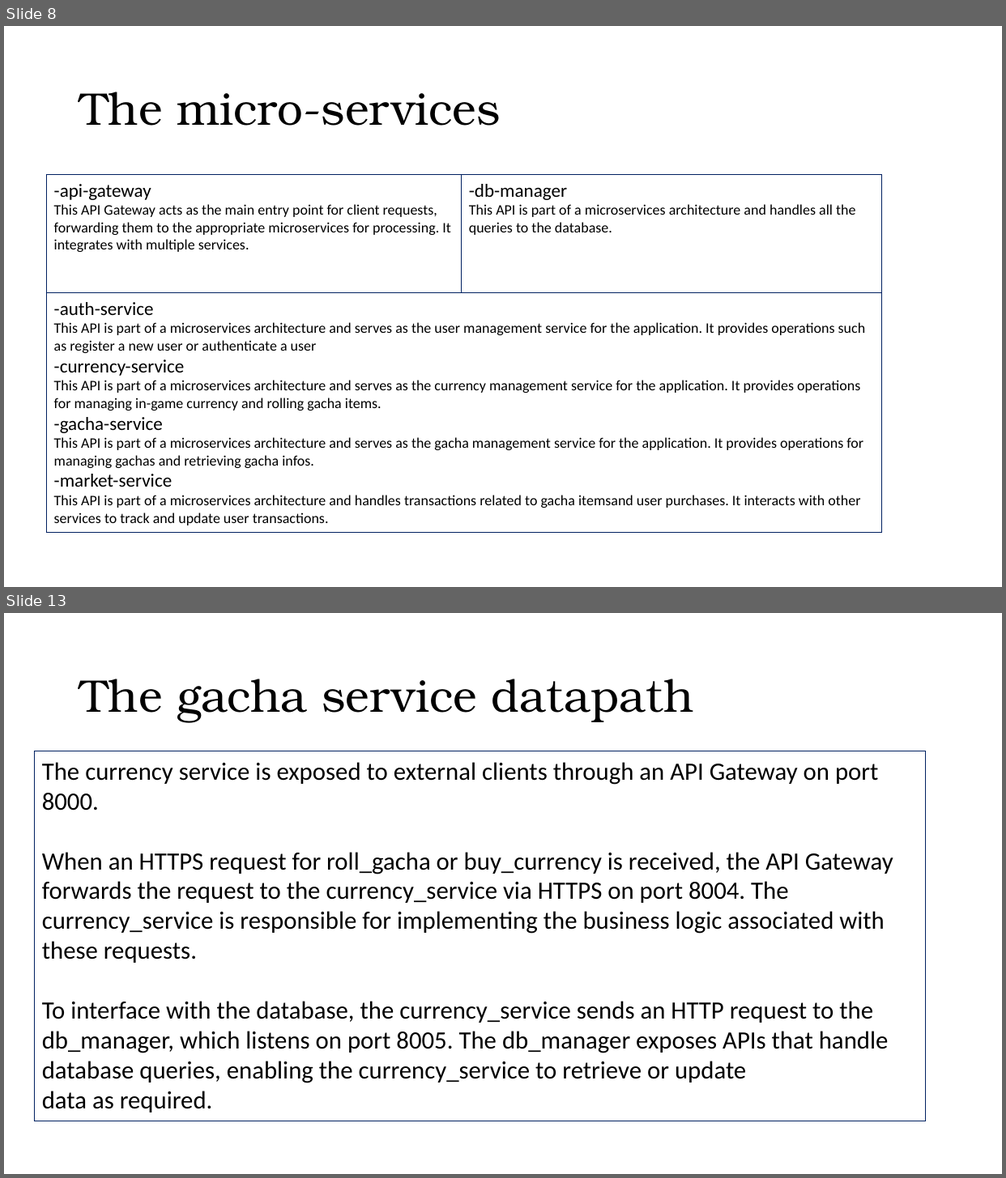
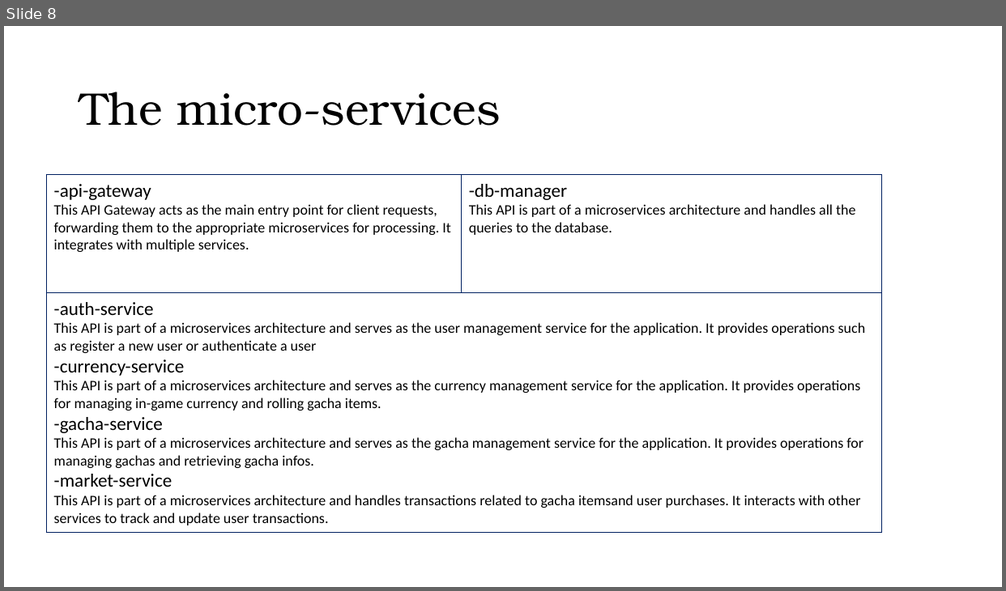
Before and after one commit to ardiz99/TBAse, a slide deck: doc/Gacha Collection.pptx. Shown one above the other, each under a label of ours: slides 8 and 13 before the commit, slide 8 after it; the slides between them are not shown. The pictures are 1006x1178 and 1006x591 pixels, drawn with LibreOffice and Linux fonts; fonts in the diff are those of the drawing. Boxes give left, top, right and bottom in pixels: in the first picture for what was removed or moved away, otherwise in the second. Text is boxed around its words. In the diff, an @@ line names an element or a change of style, - is before the commit and + after.

```diff
--- a/doc/Gacha Collection.pptx
+++ b/doc/Gacha Collection.pptx
@@ slide 13 removed at box(4, 613, 1002, 1174), background #FFFFFF @@
@@ title removed at box(80, 679, 694, 722) @@
-The gacha service datapath
@@ rectangle removed at box(35, 752, 926, 1122) @@
-The currency service is exposed to external clients through an API Gateway on port 8000.
-When an HTTPS request for roll_gacha or buy_currency is received, the API Gateway forwards the request to the currency_service via HTTPS on port 8004. The currency_service is responsible for implementing the business logic associated with these requests.
-To interface with the database, the currency_service sends an HTTP request to the db_manager, which listens on port 8005. The db_manager exposes APIs that handle database queries, enabling the currency_service to retrieve or update data as required.
```
Also in this commit, not shown: 3 slides changed, 1 other slide removed, 30 other files.
